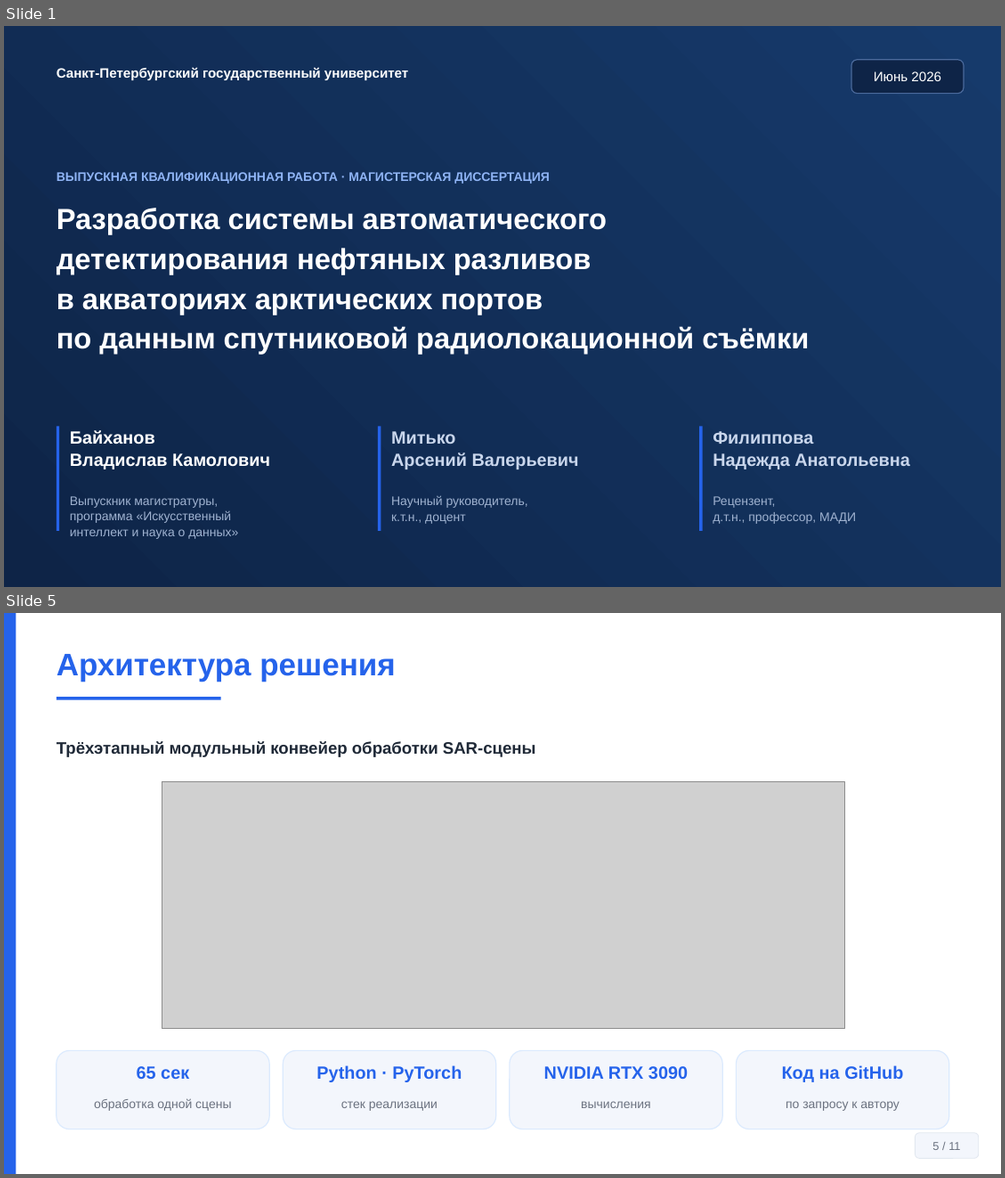
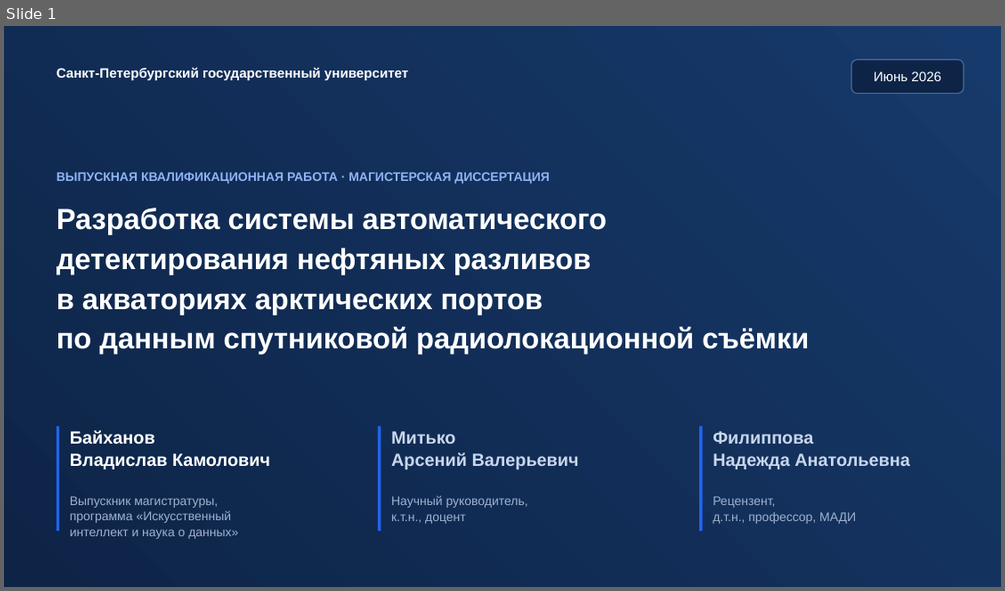
Before and after one commit to Confucius-hub/spbu_db_hw, a slide deck: thesis/vkr_final/Презентация_Финал_Байханов_2026.pptx. Shown one above the other, each under a label of ours: slides 1 and 5 before the commit, slide 1 after it; the slides between them are not shown. The pictures are 1005x1178 and 1005x591 pixels, drawn with LibreOffice and Linux fonts; fonts in the diff are those of the drawing; grey boxes stand for pictures. Boxes give left, top, right and bottom in pixels: in the first picture for what was removed or moved away, otherwise in the second. Text is boxed around its words. In the diff, an @@ line names an element or a change of style, - is before the commit and + after.

```diff
--- a/thesis/vkr_final/Презентация_Финал_Байханов_2026.pptx
+++ b/thesis/vkr_final/Презентация_Финал_Байханов_2026.pptx
@@ slide 5 removed at [4, 613, 1001, 1174], background #FFFFFF @@
@@ rectangle removed at [4, 613, 16, 1174] @@
@@ text removed at [57, 654, 395, 682] @@
-Архитектура решения
@@ rectangle removed at [57, 697, 221, 699] @@
@@ text removed at [57, 741, 536, 757] @@
-Трёхэтапный модульный конвейер обработки SAR-сцены
@@ picture removed at [162, 781, 844, 1028] @@
@@ rounded rectangle removed at [57, 1051, 269, 1129] @@
@@ text removed at [137, 1066, 189, 1078] @@
-65 сек
@@ rounded rectangle removed at [283, 1051, 496, 1129] @@
@@ text removed at [316, 1065, 461, 1082] @@
-Python · PyTorch
@@ rounded rectangle removed at [510, 1051, 722, 1129] @@
@@ text removed at [544, 1066, 688, 1078] @@
-NVIDIA RTX 3090
@@ rounded rectangle removed at [736, 1051, 949, 1129] @@
@@ text removed at [782, 1065, 903, 1082] @@
-Код на GitHub
@@ text removed at [94, 1098, 231, 1111] @@
-обработка одной сцены
@@ text removed at [341, 1101, 437, 1111] @@
-стек реализации
@@ text removed at [581, 1101, 651, 1108] @@
-вычисления
@@ text removed at [785, 1101, 898, 1111] @@
-по запросу к автору
@@ rounded rectangle removed at [914, 1133, 979, 1159] @@
-5 / 11
```
Also in this commit, not shown: 10 slides changed, 3 slides added, 5 other files.
